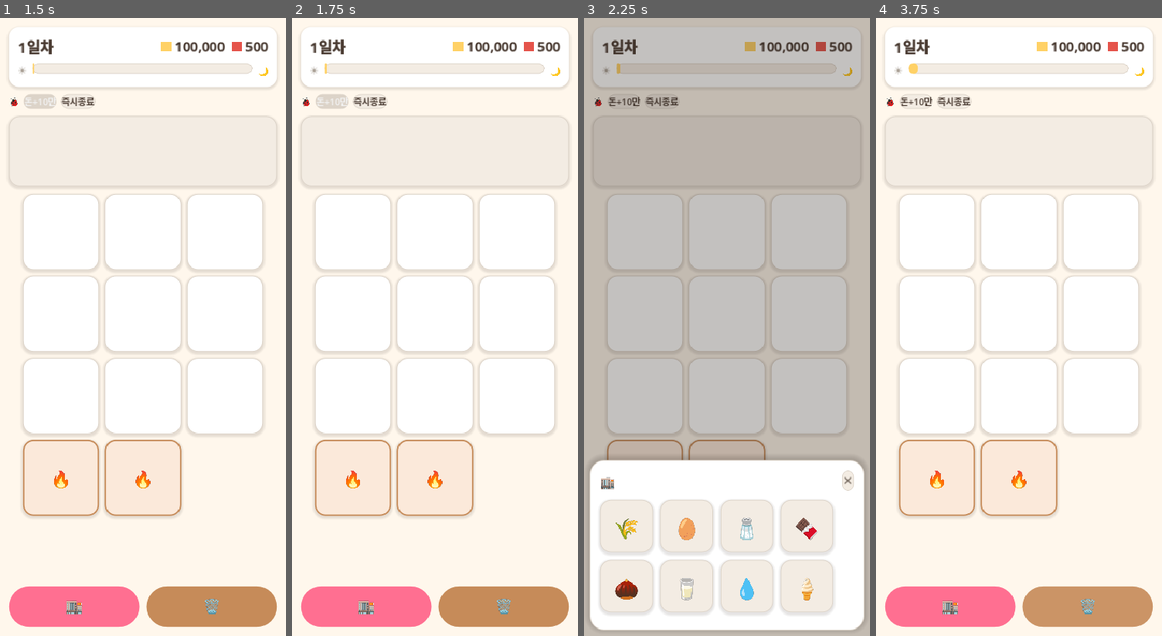
Above: before the commit, frames 1-4 (left to right).
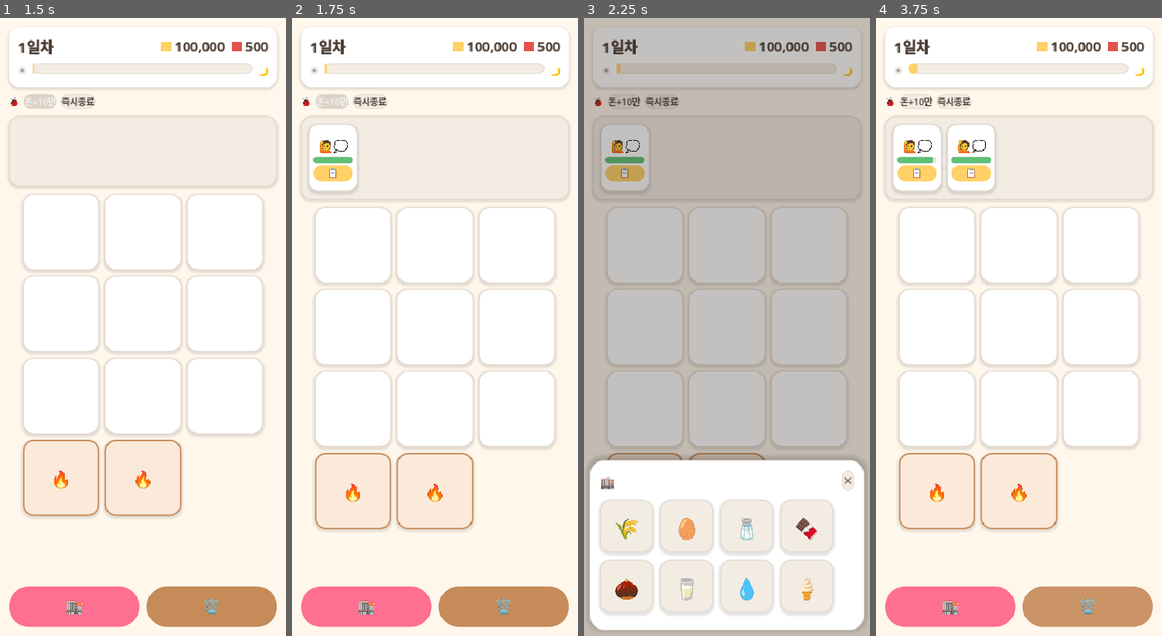
Above: after the commit, the same moments.

Repository: yellyB/game-slot-kitchen
Game: Godot game, scene res://scenes/Main.tscn
Two runs of this game, one before a commit and one after it. Both use one fixed random seed, a clock stepped at 60 frames per second and the inputs below.
Inputs (mouse positions are in pixels of both pictures, inside the frame that each line leads up to):
- Up to frame 1 (1.5 s): click "시작" at 0.5 s; click "돈+10만" at 1.25 s
- Up to frame 2 (1.75 s): no input
- Up to frame 3 (2.25 s): click "🏬" at 2 s
- Up to frame 4 (3.75 s): click (916, 172) at 2.75 s, where only the run after the commit has a clickable "📋"; click "🗑️" at 3.5 s

Frame 1 is identical in both runs. In frame 2, 9.0% of the frame differs, in the area x 2-98%, y 17-83%; in frame 3, 4.3%; in frame 4, 11%.

Commit message:
스폰: 첫 손님 시작 즉시(SPAWN_FIRST 5→1초)
플레이 피드백 — 시작하면 바로 손님 한 명 오게. 나머지는 균등 분포 유지.

Diff:
--- a/data/config.gd
+++ b/data/config.gd
@@ -13,7 +13,7 @@
 # ── 손님 큐 / 스포너 ──────────────────────────────────────
 const MAX_QUEUE := 4          # 큐 최대 인원
 const SPAWN_INTERVAL := 4.0   # 손님 등장 간격(초) — (미사용, 스케줄은 균등분포)
-const SPAWN_FIRST := 5.0      # 첫 손님 등장 시각(초) — 초반 여유
+const SPAWN_FIRST := 1.0      # 첫 손님 등장 시각(초) — 시작하자마자 한 명
 const SPAWN_LAST_MARGIN := 8.0  # 마지막 손님은 마감 이 시간(초) 전까지
 
 # ── 손님 수요 (등급별 등장 가중 = 확률 %, 합 100) ──────────
